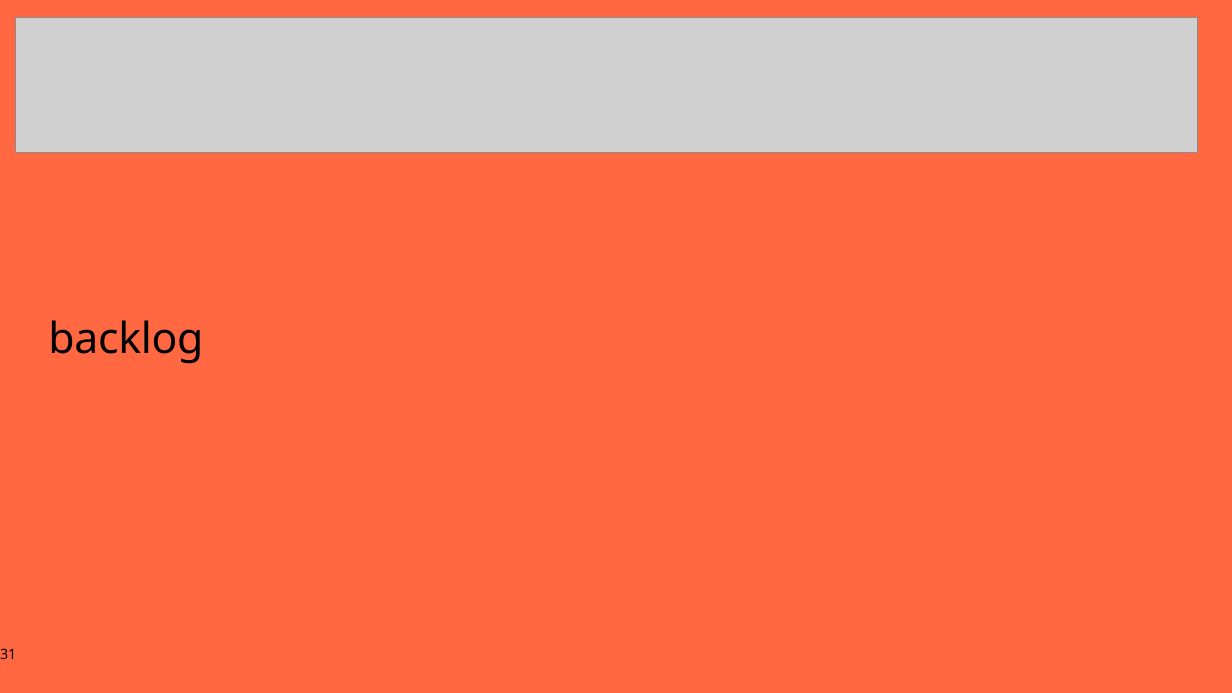
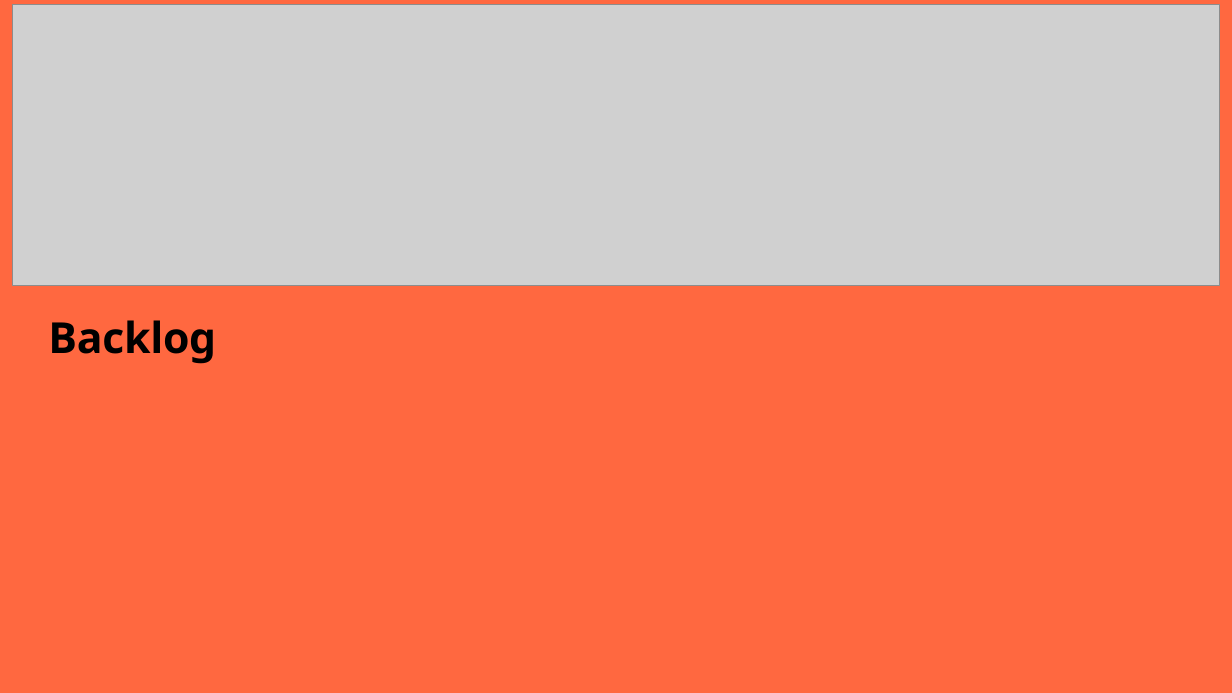
Before and after one commit to mnowicki94/udacity_clean_code_task, a slide deck: slide 29 of cdp.pptx (slide 31 before the commit). Drawn at 1232x693 pixels with LibreOffice and Linux fonts; fonts in the diff are those of the drawing; grey boxes stand for pictures; background and template pictures are left out. Boxes give left, top, right and bottom in pixels: in the first picture for what was removed or moved away, otherwise in the second. Text is boxed around its words. In the diff, an @@ line names an element or a change of style, - is before the commit and + after.

```diff
--- a/cdp.pptx
+++ b/cdp.pptx
@@ picture added at (12, 4, 1220, 284) @@
@@ picture removed at (15, 17, 1197, 153) @@
@@ title at (48, 320, 216, 364): text changed; bold on @@
-backlog
+Backlog
@@ page number removed at (0, 648, 16, 659) @@
-31
```
Also in this commit, not shown: 30 other slides changed, 1 slide added, 3 slides removed.
